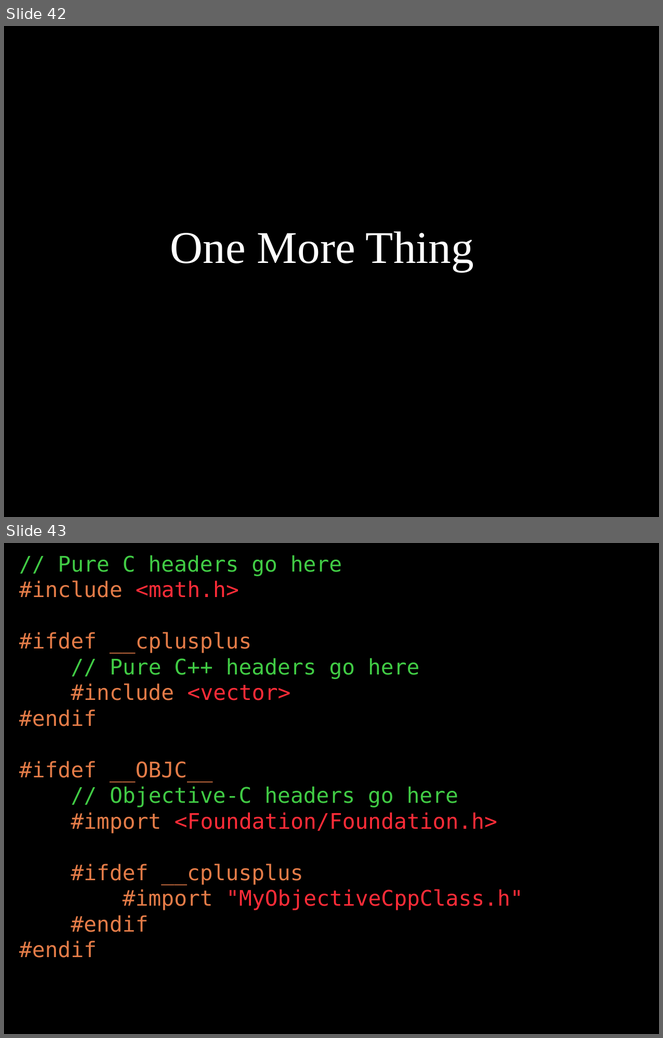
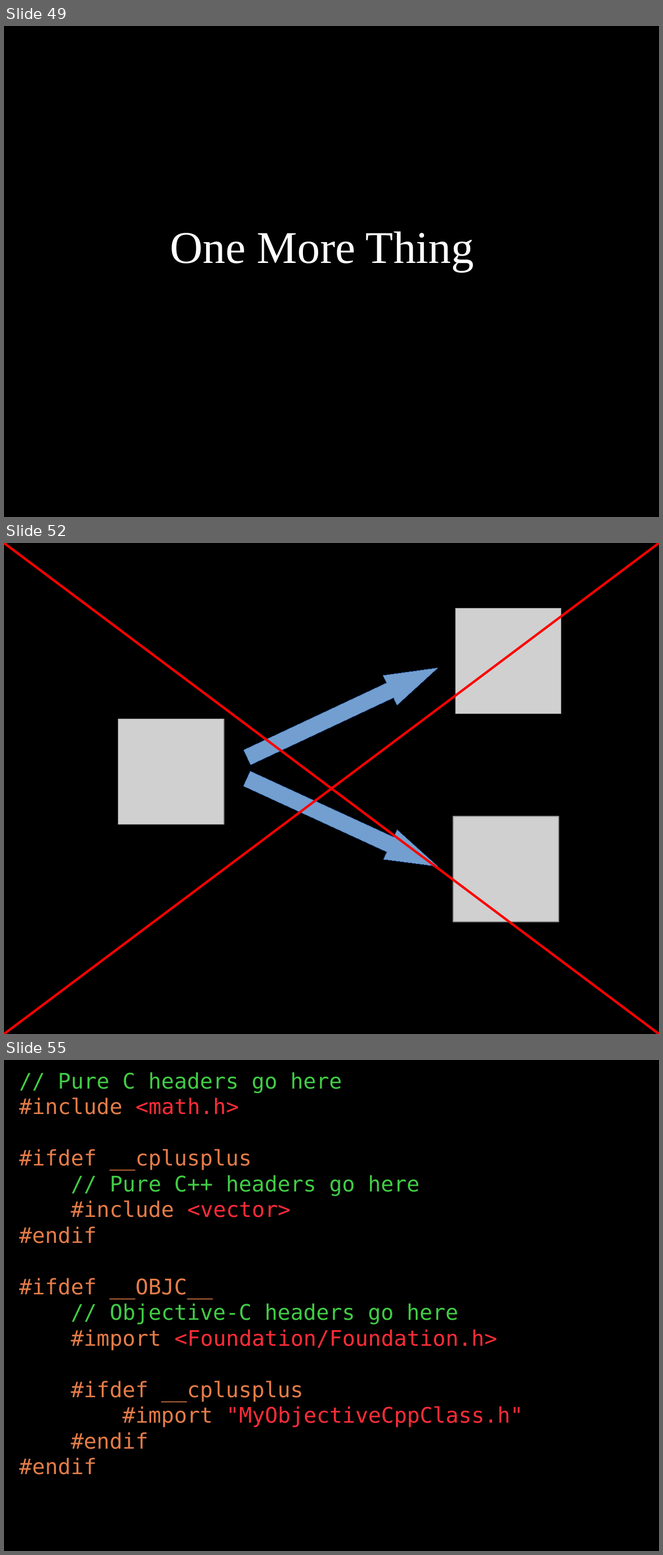
Before and after one commit to dodikk/StaticLib-Slides, a slide deck: Libraries-GoingNative.odp. Shown one above the other, each under a label of ours: slides 42 and 43 before the commit, slides 49, 52 and 55 after it; the slides between them are not shown. The pictures are 663x1038 and 663x1555 pixels, drawn with LibreOffice and Linux fonts; fonts in the diff are those of the drawing; grey boxes stand for pictures. Boxes give left, top, right and bottom in pixels: in the first picture for what was removed or moved away, otherwise in the second. Text is boxed around its words. In the diff, an @@ line names an element or a change of style, - is before the commit and + after.

```diff
--- a/Libraries-GoingNative.odp
+++ b/Libraries-GoingNative.odp
@@ slide 52 added at [4, 543, 659, 1034], background #000000 @@
@@ line added from (4, 543) to (659, 1034), #FF0000 2.83 pt @@
@@ line added from (4, 1034) to (659, 543), #FF0000 2.83 pt @@
@@ picture added at [456, 609, 561, 714] @@
@@ right arrow added at [241, 653, 445, 772], fill #729FCF, outline #3465AF 0 pt @@
@@ picture added at [118, 719, 224, 825] @@
@@ right arrow added at [240, 764, 445, 882], fill #729FCF, outline #3465AF 0 pt @@
@@ picture added at [453, 817, 559, 922] @@
@@ what was slide 42 is now slide 49 @@
@@ what was slide 43 is now slide 55 @@
```
Also in this commit, not shown: 1 slide changed, 13 other slides added, 1 slide removed, 1 other file.
